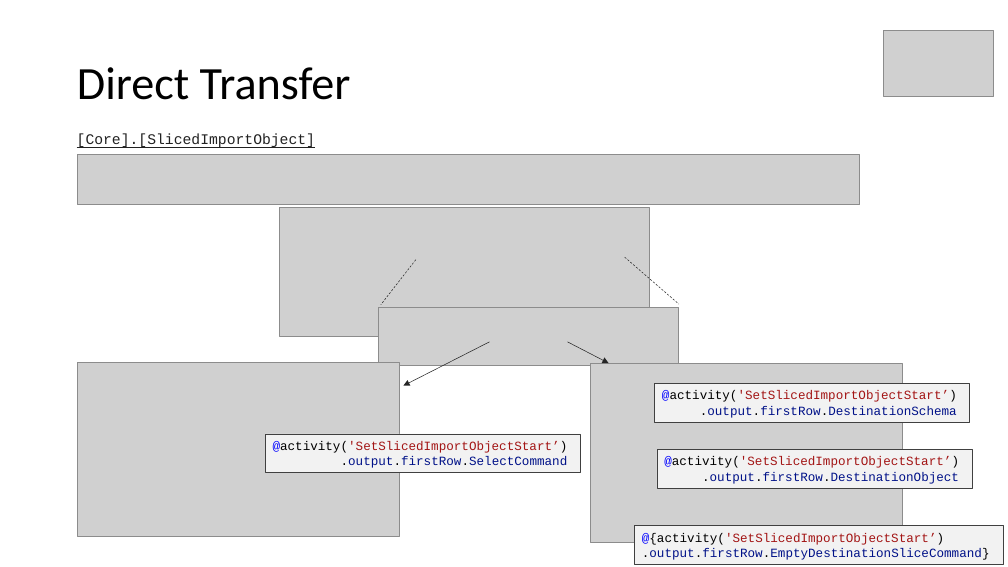
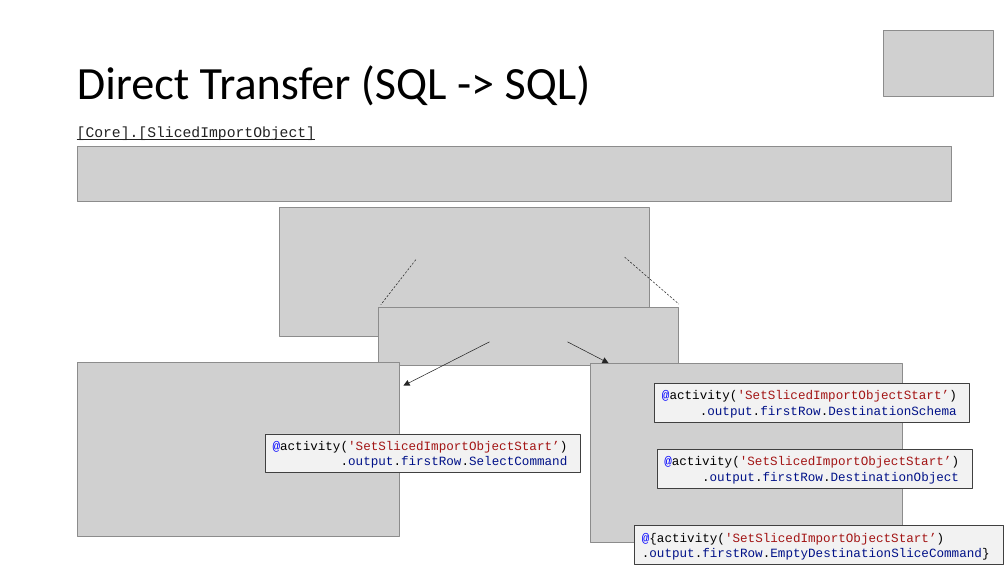
Before and after one commit to meinradweiss/SwissArmyKnife, a slide deck: slide 7 of docs/ADF_SynapsePipelines/PPT/SlicedDataMigrationToolbox.pptx. Drawn at 1008x567 pixels with LibreOffice and Linux fonts; fonts in the diff are those of the drawing; grey boxes stand for pictures. Boxes give left, top, right and bottom in pixels: in the first picture for what was removed or moved away, otherwise in the second. Text is boxed around its words. In the diff, an @@ line names an element or a change of style, - is before the commit and + after.

```diff
--- a/docs/ADF_SynapsePipelines/PPT/SlicedDataMigrationToolbox.pptx
+++ b/docs/ADF_SynapsePipelines/PPT/SlicedDataMigrationToolbox.pptx
@@ title at (77,65,591,106): text changed @@
-Direct Transfer
+Direct Transfer (SQL -> SQL)
@@ text "[Core].[SlicedImportObject]": place and size @@
-text "[Core].[SlicedImportObject]" at (77,133,315,148)
+text "[Core].[SlicedImportObject]" at (77,126,315,140)
@@ picture: place and size @@
-picture at (78,154,861,205)
+picture at (78,146,952,201)
```
Also in this commit, not shown: 4 other slides changed, 2 slides added, 6 other files.
